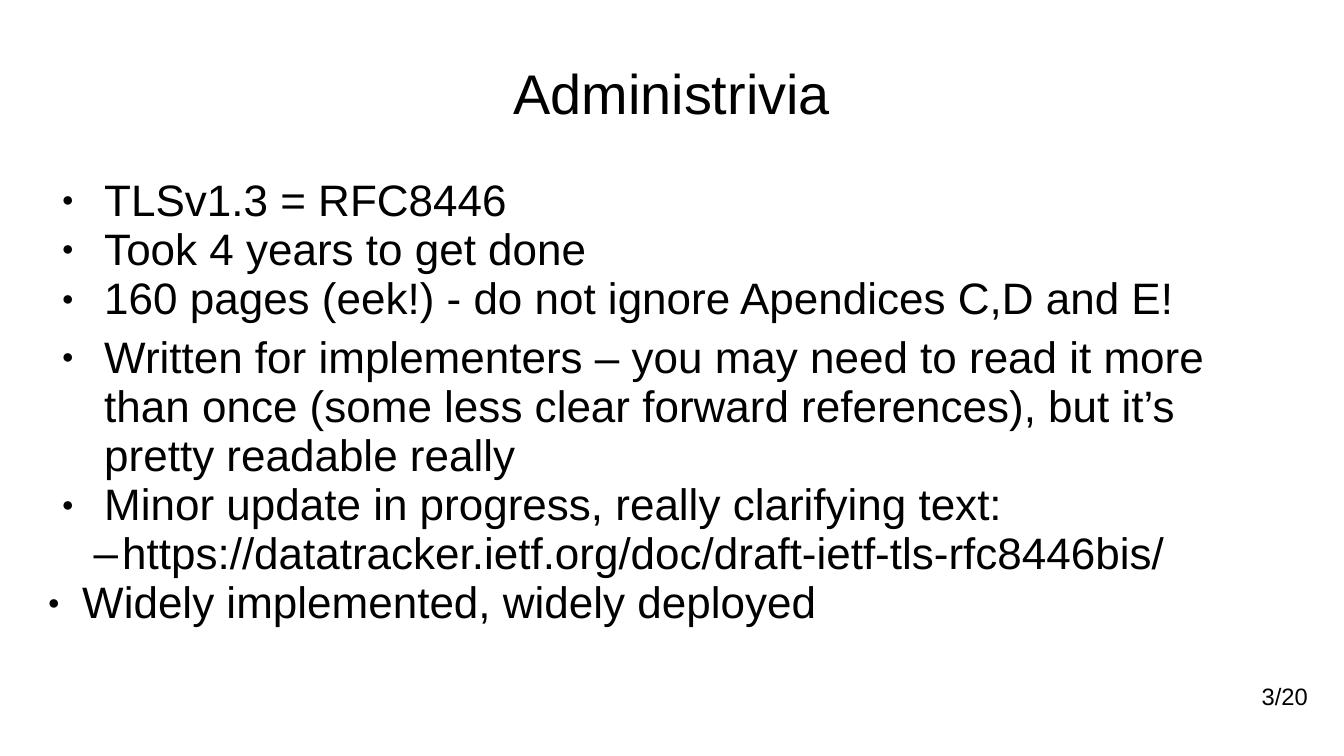
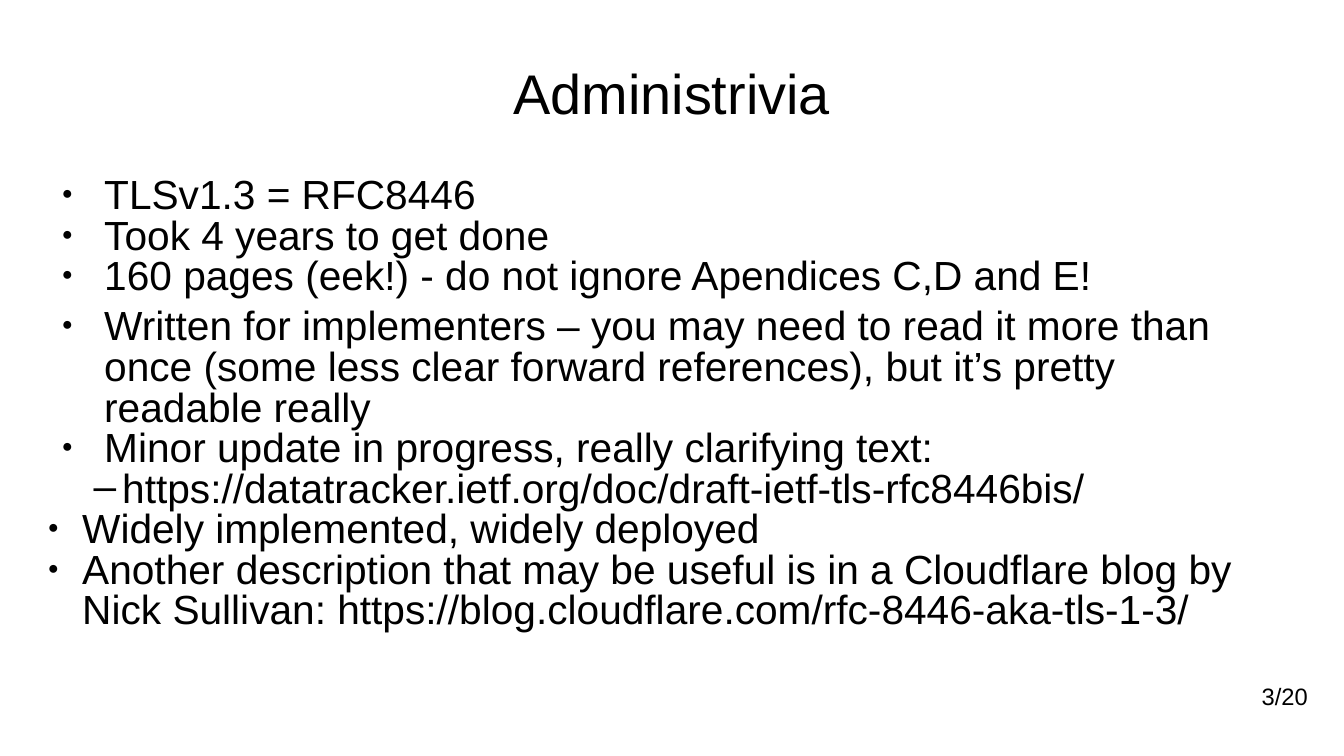
Before and after one commit to Teniola-Malomo/cs7053, a slide deck: slide 3 of 2026lectures/09-tls13.odp. Drawn at 1344x756 pixels with LibreOffice and Linux fonts; fonts in the diff are those of the drawing. Boxes give left, top, right and bottom in pixels: in the first picture for what was removed or moved away, otherwise in the second. Text is boxed around its words. In the diff, an @@ line names an element or a change of style, - is before the commit and + after.

Commit message:
tlsv13blog

```diff
--- a/2026lectures/09-tls13.odp
+++ b/2026lectures/09-tls13.odp
@@ text at (x1=82, y1=180, x2=1210, y2=551): size 26 to 24.1 pt in "TLSv1.3 = RFC8446", "Took 4 years to get done", "160 pages (eek!) - do not ignore ...", "Written for implementers – you may need ..." and 3 more places; line spacing 0.93 to 0.83 @@
@@ text at (x1=82, y1=551, x2=1232, y2=632): paragraph added @@
+● Another description that may be useful is in a Cloudflare blog by Nick Sullivan: https://blog.cloudflare.com/rfc-8446-aka-tls-1-3/
```
Also in this commit, not shown: 2 other files.
